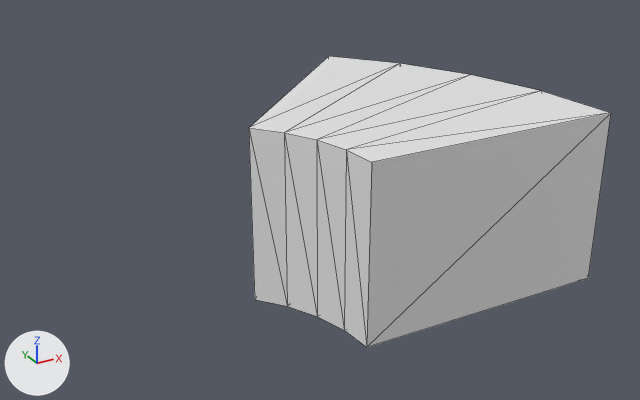
Before and after pictures for a commit that changed the FBX model Assets/Meshes/SM_QuarterSmall.FBX.
Camera for both pictures: a 50 mm lens placed at (-0.104, -0.322, 0.247), pointed at (0.134, 0.111, 0.031). The axes (+X, +Y, +Z) are drawn at lower left. The lights are the same throughout. Mesh edges are drawn as thin lines. Where no turn or scale is listed for an object, it has been applied to the vertices.
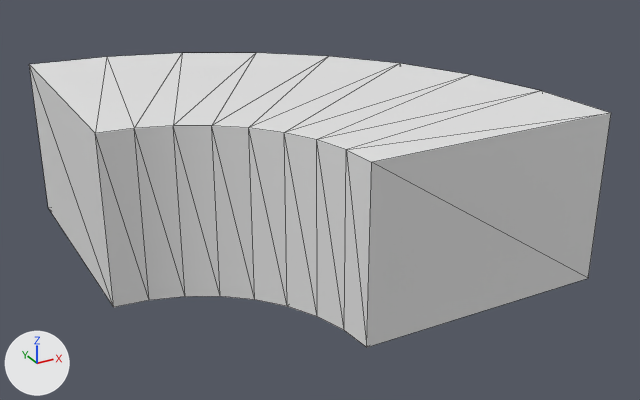
What differs and where, as boxes (x1, y1, x2, y2) in the pictures (640 x 400 px):
```json
{"object": "Object001", "change": "reshaped", "before": [249, 56, 611, 347], "after": [29, 53, 611, 347], "on screen": "61% wider"}
{"part": 1, "of": "me_mesh", "change": "built on", "before": [367, 113, 611, 347], "after": [29, 53, 611, 347]}
```

The change, as JSON lines over the scene's bpy script:
```json
{"block": "me_mesh", "where": "# used by ob_object001; location = (0.0, 0.0, 0.0)"}
{"op": "remove", "block": "me_mesh", "code": "me_mesh.from_pydata(...)  # 20 vertices, 36 faces; spans x 0.071..0.25, y 0.0..0.177, z 0.0..0.1"}
{"op": "add", "block": "me_mesh", "code": "me_mesh.from_pydata(...)  # 36 vertices, 68 faces; spans x 0.0..0.25, y 0.0..0.25, z 0.0..0.1"}
{"block": "me_mesh", "change": "me_mesh part 1"}
{"block": "me_mesh", "change": "12 faces are deleted"}
{"block": "me_mesh", "change": "8 vertices are added at x 0.0..0.139, y 0.083..0.25, z 0.0"}
{"block": "me_mesh", "change": "8 new vertices lie (0.0, 0.0, 0.1) away from vertices in x 0.0..0.139, y 0.083..0.25, z 0.0"}
{"block": "me_mesh", "change": "44 new faces join them"}
```
